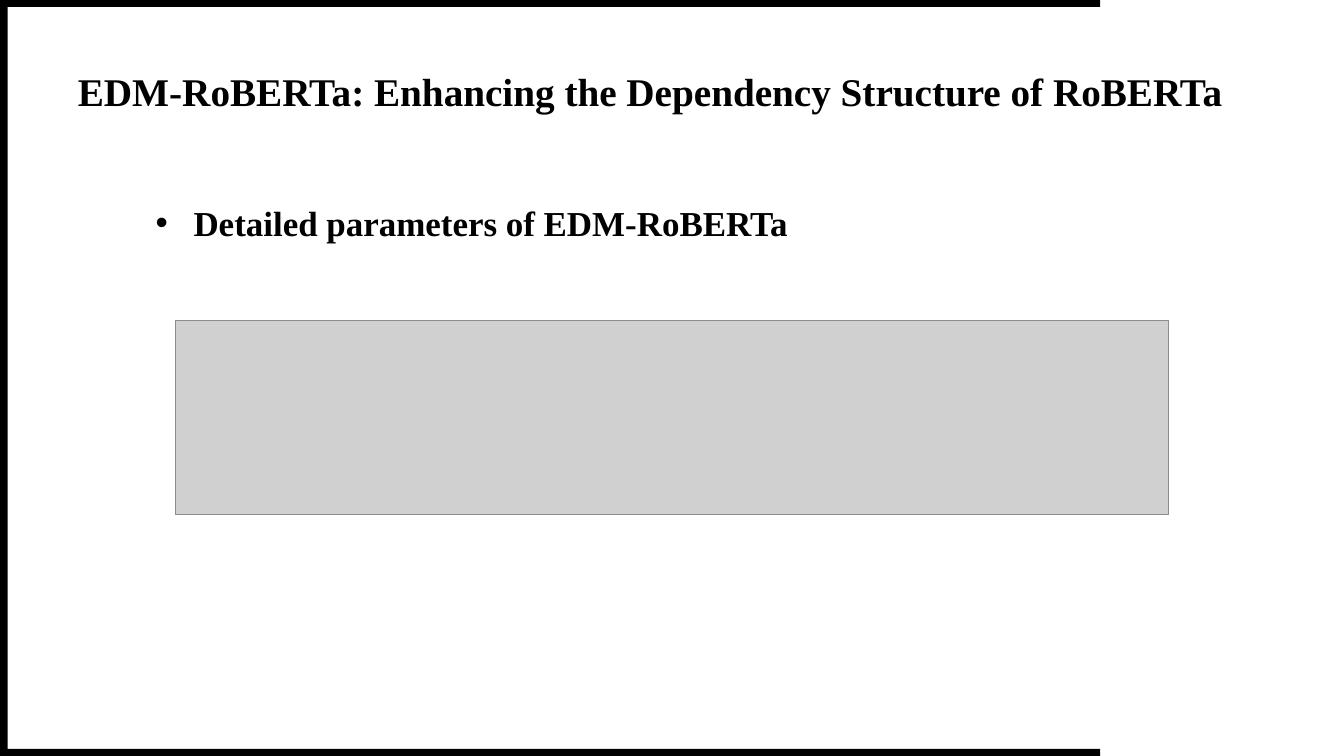
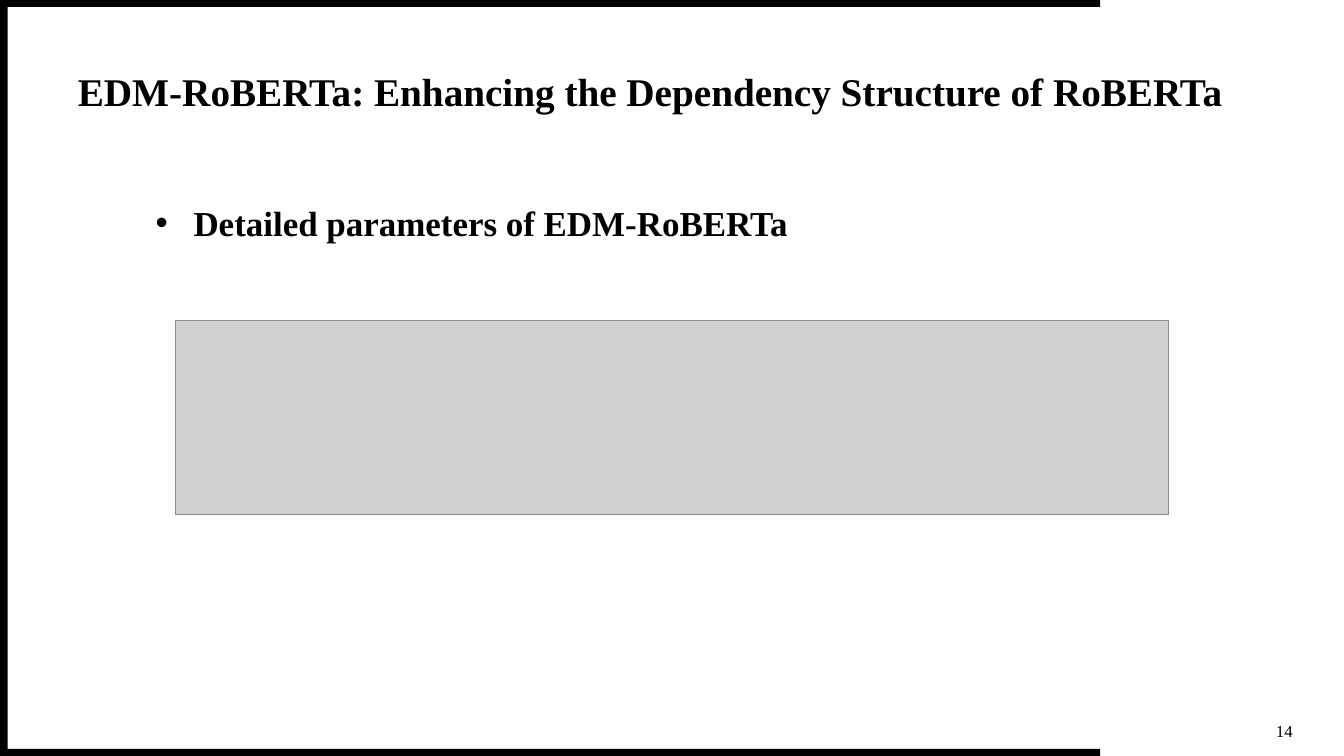
Before and after one commit to theQuert/inlpfun, a slide deck: slide 15 of Lab/REP.pptx. Drawn at 1344x756 pixels with LibreOffice and Linux fonts; fonts in the diff are those of the drawing; grey boxes stand for pictures. Boxes give left, top, right and bottom in pixels: in the first picture for what was removed or moved away, otherwise in the second. Text is boxed around its words. In the diff, an @@ line names an element or a change of style, - is before the commit and + after.

```diff
--- a/Lab/REP.pptx
+++ b/Lab/REP.pptx
@@ text added at bbox=[1276, 726, 1293, 737], 12 pt, text #000000 @@
+14
```
Also in this commit, not shown: 16 other slides changed, 2 other files.
